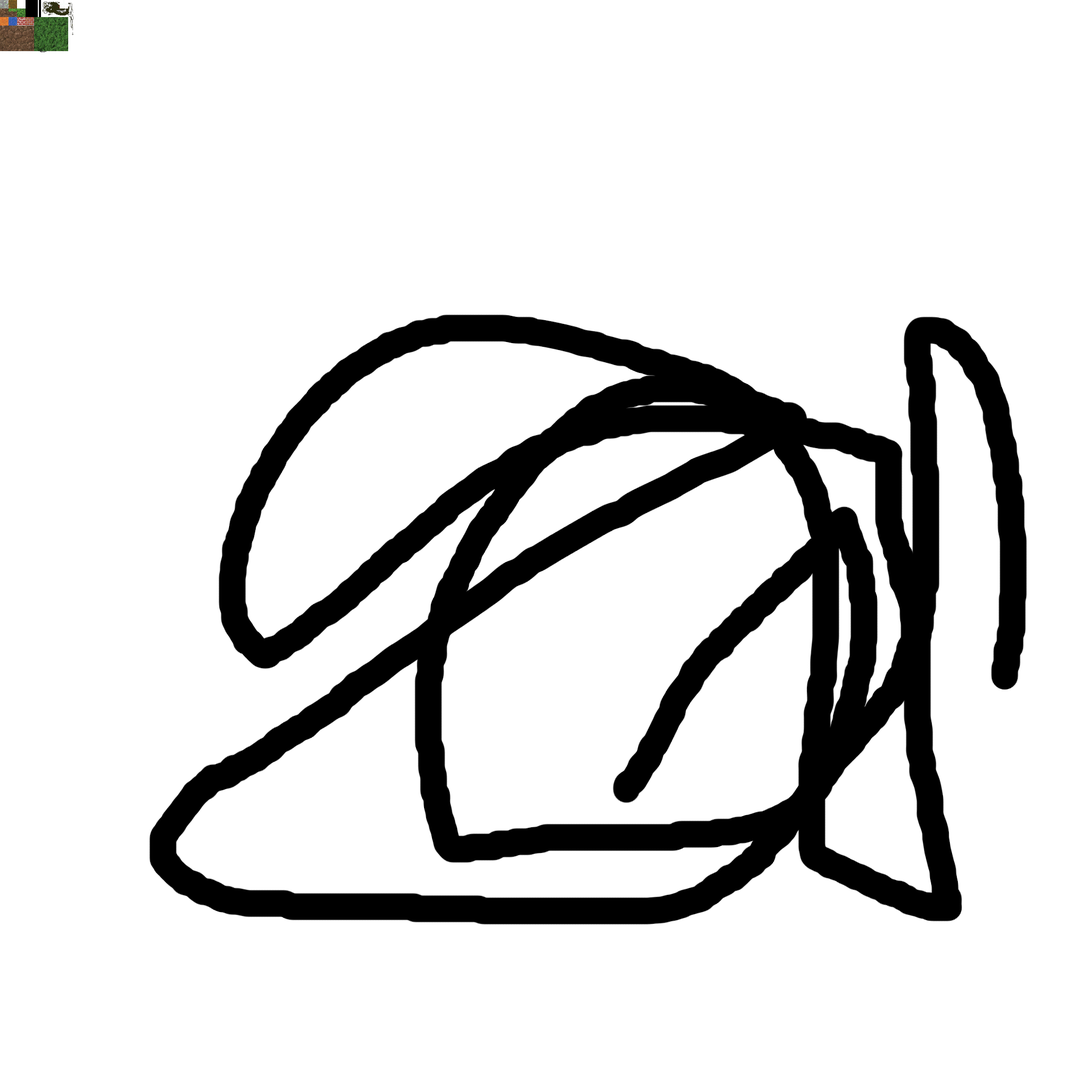
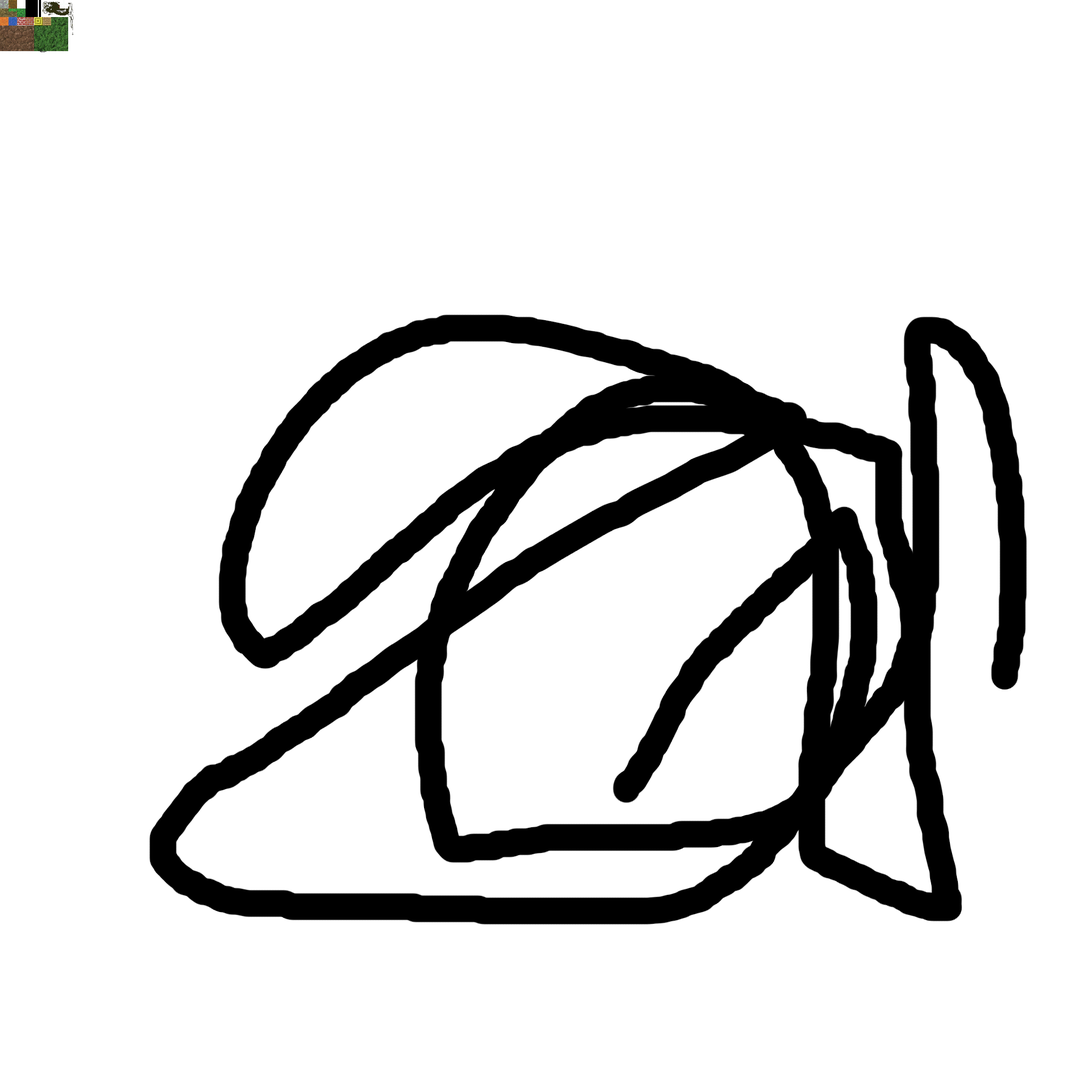
The second 1091x1091 image is a revision of the first. Changes to its layers:
painted on "Background" over [0, 8, 52, 26]
